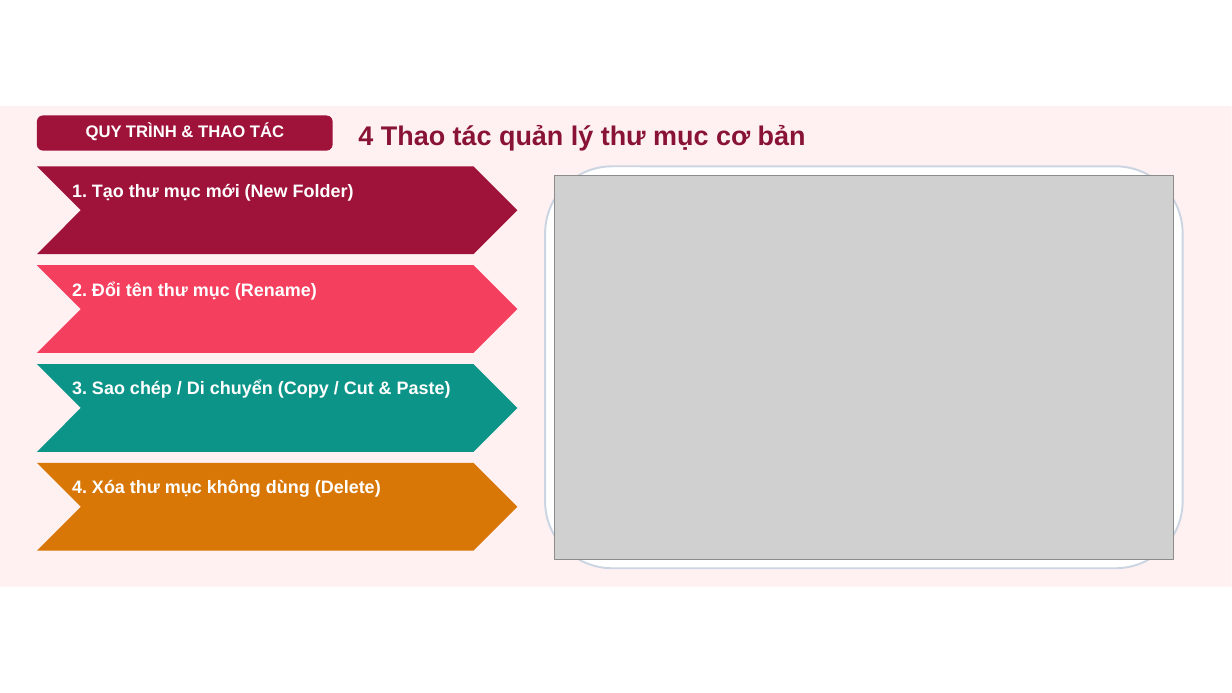
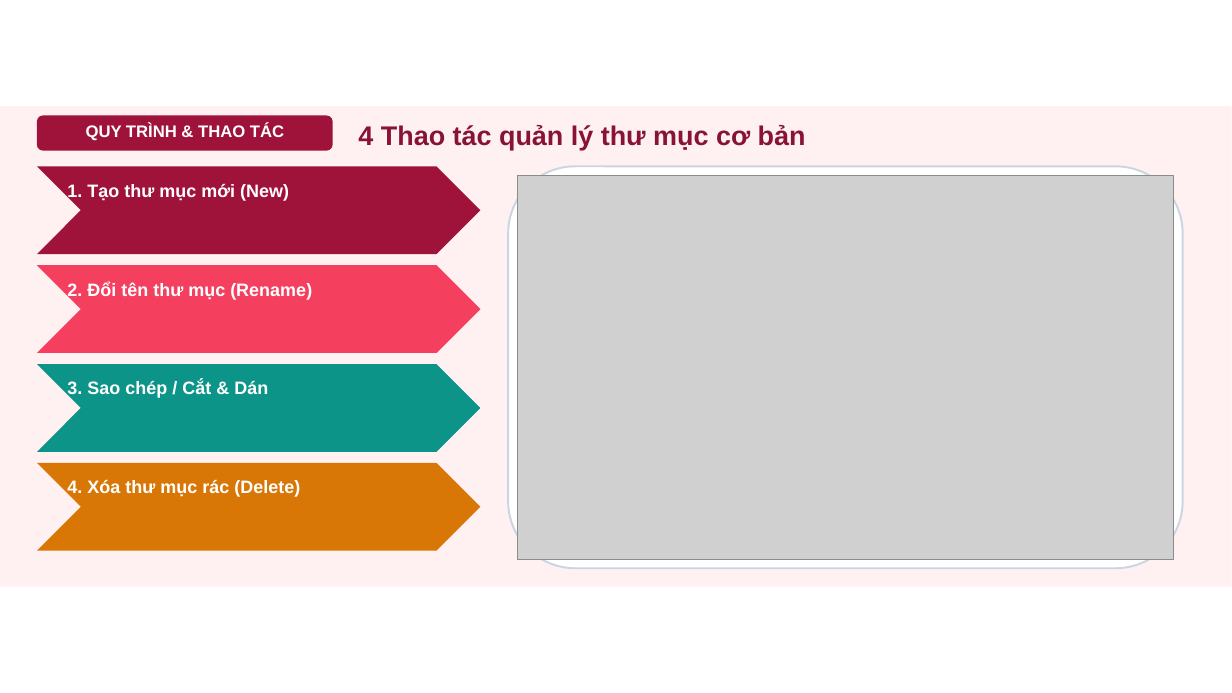
Before and after one commit to dinhnguyenhnue/UNIGO, a slide deck: slide 4 of KHBD_Tin_học/Lớp_5/Tuần_04/Slide_Tin_hoc_Lớp_5_Tiet04_Bai_4_Cay_thu_muc.pptx. Drawn at 1232x693 pixels with LibreOffice and Linux fonts; fonts in the diff are those of the drawing; grey boxes stand for pictures; background and template pictures are left out. Boxes give left, top, right and bottom in pixels: in the first picture for what was removed or moved away, otherwise in the second. Text is boxed around its words. In the diff, an @@ line names an element or a change of style, - is before the commit and + after.

```diff
--- a/KHBD_Tin_học/Lớp_5/Tuần_04/Slide_Tin_hoc_Lớp_5_Tiet04_Bai_4_Cay_thu_muc.pptx
+++ b/KHBD_Tin_học/Lớp_5/Tuần_04/Slide_Tin_hoc_Lớp_5_Tiet04_Bai_4_Cay_thu_muc.pptx
@@ chevron: place and size @@
-chevron at <box>37,166,518,254</box>
+chevron at <box>37,166,481,254</box>
@@ rounded rectangle: place and size @@
-rounded rectangle at <box>545,166,1183,568</box>
+rounded rectangle at <box>508,166,1183,568</box>
@@ picture: place and size @@
-picture at <box>555,176,1174,559</box>
+picture at <box>518,176,1174,559</box>
@@ text at <box>67,183,289,201</box>: text changed @@
-1. Tạo thư mục mới (New Folder)
+1. Tạo thư mục mới (New)
@@ chevron: place and size @@
-chevron at <box>37,265,518,353</box>
+chevron at <box>37,265,481,353</box>
@@ text "2. Đổi tên thư mục ...": place and size @@
-text "2. Đổi tên thư mục ..." at <box>72,282,317,300</box>
+text "2. Đổi tên thư mục ..." at <box>67,282,312,300</box>
@@ chevron: place and size @@
-chevron at <box>37,364,518,452</box>
+chevron at <box>37,364,481,452</box>
@@ text at <box>67,381,268,399</box>: text changed @@
-3. Sao chép / Di chuyển (Copy / Cut & Paste)
+3. Sao chép / Cắt & Dán
@@ chevron: place and size @@
-chevron at <box>37,463,518,551</box>
+chevron at <box>37,463,481,551</box>
@@ text at <box>67,480,300,498</box>: text changed @@
-4. Xóa thư mục không dùng (Delete)
+4. Xóa thư mục rác (Delete)
```
Also in this commit, not shown: 1 other slide changed, 14 other files.
